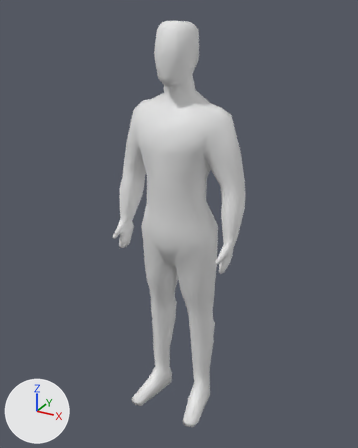
A saved change to the FBX model Assets/Models/BlankHumanBase.fbx.
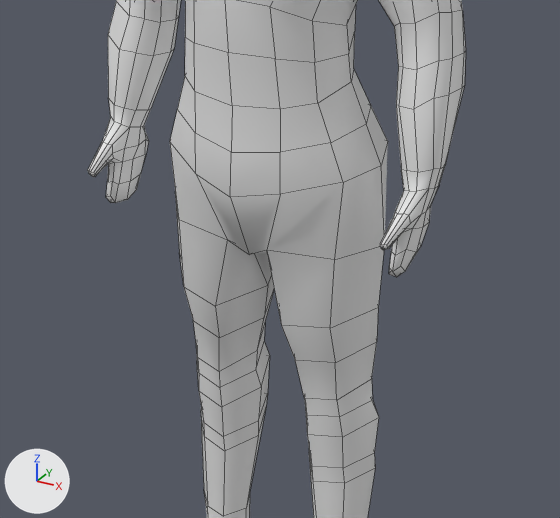
There are two pictures of each version: one whole from a 50 mm camera at (3.37, -6.04, 6.38) aimed at (0.0, 0.09, 3.32), one close up on the part from 23% to 78% of the width and 39% to 80% of the height. The lights are fixed; the arrows at lower left show +X, +Y and +Z. The first two pictures are the older version. The close-ups show mesh edges as thin lines. Where no turn or scale is listed for an object, it has been applied to the vertices.

Names of what the first close-up shows: 'Character'.
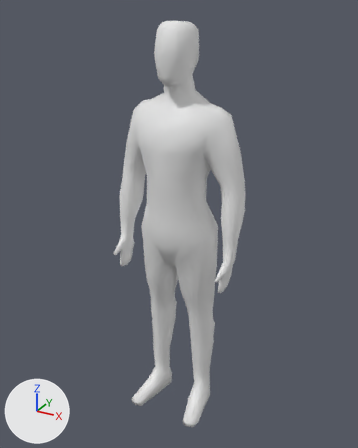
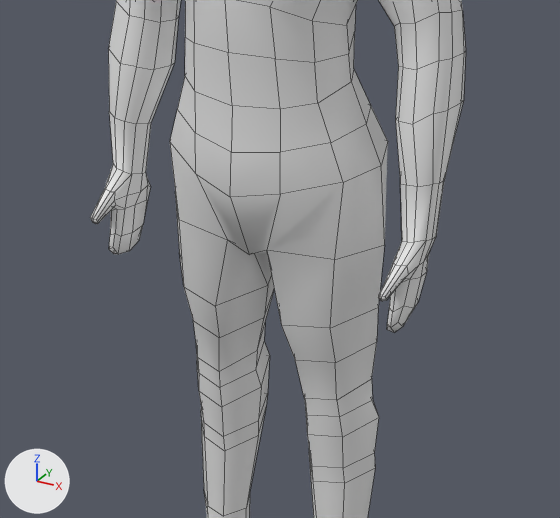
Changed parts and their boxes (x1, y1, x2, y2) in the close-ups (560 x 518 px; the box of a moved part takes in the faces that stretch with it):
'Character', reshaped: before (88, 0, 466, 518); after (90, 0, 466, 518)
part 1 of me_cube_002, moved or reshaped: before (389, 223, 429, 277); after (387, 272, 427, 332)
part 2 of me_cube_002, moved or reshaped: before (380, 186, 439, 250); after (378, 237, 436, 301)
part 3 of me_cube_002, moved or reshaped: before (396, 51, 466, 191); after (396, 51, 466, 242)
part 4 of me_cube_002, moved or reshaped: before (106, 155, 146, 203); after (109, 200, 148, 254)
part 5 of me_cube_002, moved or reshaped: before (88, 117, 149, 177); after (90, 164, 150, 224)
part 6 of me_cube_002, moved or reshaped: before (108, 2, 179, 127); after (108, 2, 179, 174)

The change, as a list of edits to the scene's bpy script:
```text
Change me_cube_002:
    where me_cube_002.from_pydata(...)  # 616 vertices, 616 faces; spans x -1.02..1.02, y -0.56..0.52, z -3.29..2.91
    used by ob_character; location = (0.0, 0.0, 3.3)
    me_cube_002 part 1: all 22 vertices in x 0.82..0.94, y -0.29..0.01, z -0.48..-0.31 are moved by (0.0, 0.0, -0.33)
    me_cube_002 part 2: all 49 vertices in x 0.8..0.98, y -0.42..0.08, z -0.27..-0.01 are moved by (0.0, 0.0, -0.29)
    me_cube_002 part 3: all 20 vertices in x 0.71..1.02, y -0.11..0.27, z 0.03..0.47 are moved by (0.0, 0.0, -0.08)
    me_cube_002 part 4: all 22 vertices in x -0.94..-0.82, y -0.29..0.01, z -0.48..-0.31 are moved by (0.0, 0.0, -0.33)
    me_cube_002 part 5: all 49 vertices in x -0.98..-0.8, y -0.42..0.08, z -0.27..-0.01 are moved by (0.0, 0.0, -0.29)
    me_cube_002 part 6: all 20 vertices in x -1.02..-0.71, y -0.11..0.27, z 0.03..0.47 are moved by (0.0, 0.0, -0.08)
```
